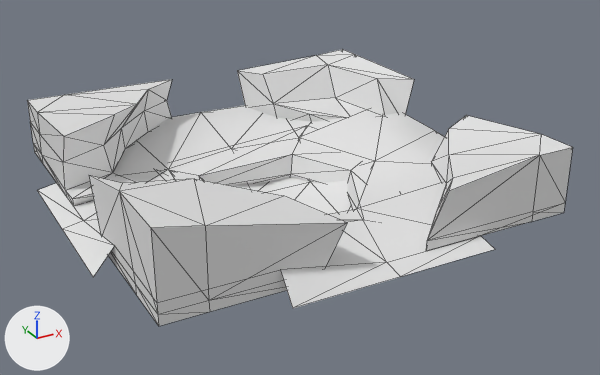
Before and after pictures for a commit that changed the glTF model resources/Models/UnderWaterRoom9_a1.glb.
One viewpoint serves both versions: a 50 mm lens placed at (-17.9, -35.0, 16.8), pointed at (0.8, -1.1, -0.2). Lighting does not change. The marker at lower left points along +X, +Y and +Z. Mesh edges are drawn as thin lines. Vertices at the same position are counted once.

Names of what the first picture shows: 'Rock.010', 'SeaFloor.009'.
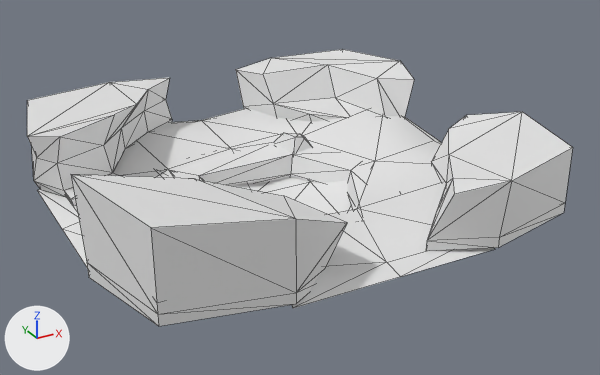
Diff of the bpy script that builds the scene:
```diff
--- a/resources/Models/UnderWaterRoom9_a1.glb.py
+++ b/resources/Models/UnderWaterRoom9_a1.glb.py
@@ me_plane_022 @@
 me_plane_022.from_pydata(...)  # 45 vertices, 64 faces; spans x -11.0..11.0, y -11.0..11.0, z -1.8..1.1
 # used by ob_seafloor_009; location = (0.0, 0.0, 0.0)
-me_plane_022.vertices[6].co = (10.0, 0.0, 0.9)  # pixel (434, 130)
-me_plane_022.vertices[7].co = (0.0, 10.0, 0.7)  # pixel (200, 112)
+# me_plane_022 part 1
+me_plane_022.vertices[6].co = (10.0, 0.0, 0.3)  # pixel (434, 140)
+# me_plane_022 part 2
+me_plane_022.vertices[7].co = (0.0, 10.0, 0.2)  # pixel (201, 120)
@@ me_plane_024 @@
 # used by ob_rock_010; location = (0.0, 0.0, 0.0)
-me_plane_024.from_pydata(...)  # 131 vertices, 214 faces; spans x -10.1..10.0, y -10.0..10.2, z -1.9..4.0
+me_plane_024.from_pydata(...)  # 139 vertices, 222 faces; spans x -11.2..11.6, y -11.6..11.2, z -1.9..4.0
+# me_plane_024 part 3: 22 vertices moved from x -10.1..10.0, y 1.7..10.1, z 0.0..3.5 to x -11.2..11.6, y 1.7..11.2, z -0.2..3.5
+# me_plane_024 part 4: 7 vertices moved from x 3.0..10.0, y -10.0..-8.0, z 0.0..3.3 to x 3.0..11.5, y -11.6..-4.3, z 0.0..3.3
+# me_plane_024 part 5: 6 vertices moved from x -10.0..-8.0, y -10.0..-6.5, z 0.0..4.0 to x -11.2..-4.9, y -11.1..-3.9, z -0.2..4.0
+# me_plane_024 part 6: 1 vertex moved from x 4.8, y 5.3, z 0.5 to x 4.8, y 5.3, z 0.4; 8 vertices added at x 2.0..3.7, y 2.3..4.5, z 0.0..1.0
```

Boxes [x1, y1, x2, y2] around the edits, measured in the pictures (600 x 375 px; the box of a moved part takes in the faces that stretch with it):
'SeaFloor.009', reshaped: before [37, 105, 495, 308]; after [37, 108, 495, 308]
part 1 of me_plane_022, moved or reshaped: before [375, 113, 444, 164]; after [375, 115, 442, 164]
part 2 of me_plane_022, moved or reshaped: before [138, 105, 263, 169]; after [148, 108, 296, 149]
part 3 of me_plane_024, moved or reshaped: before [27, 49, 413, 205]; after [27, 49, 414, 205]
part 4 of me_plane_024, moved or reshaped: before [426, 115, 573, 251]; after [426, 112, 573, 251]
part 5 of me_plane_024, moved or reshaped: before [89, 176, 347, 326]; after [71, 174, 347, 326]
part 6 of me_plane_024, built on: before [175, 139, 333, 176]; after [175, 133, 333, 176]
